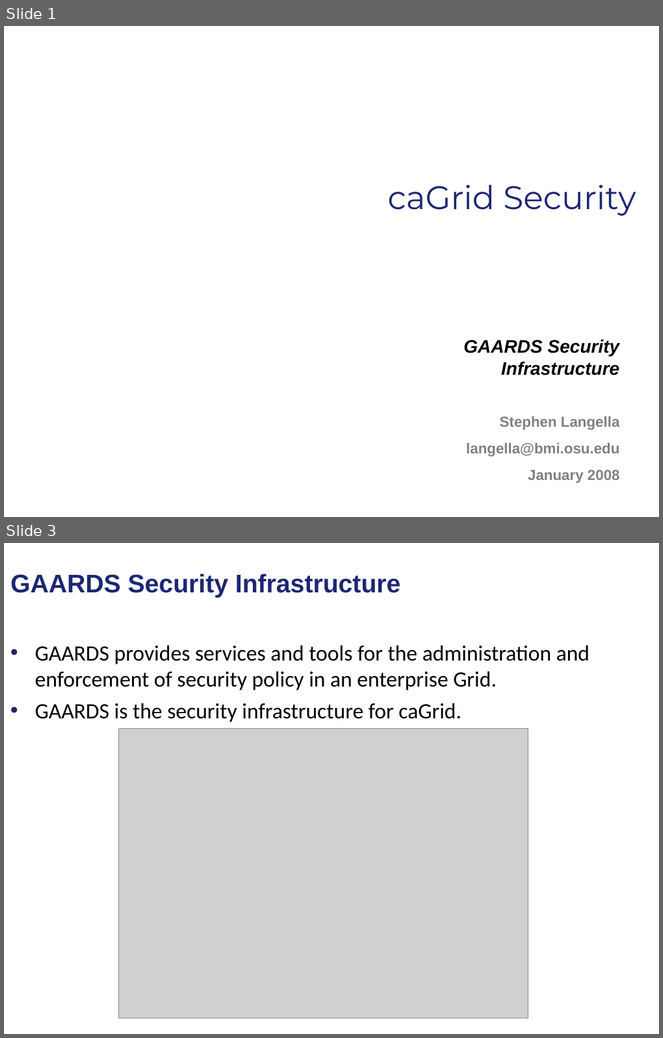
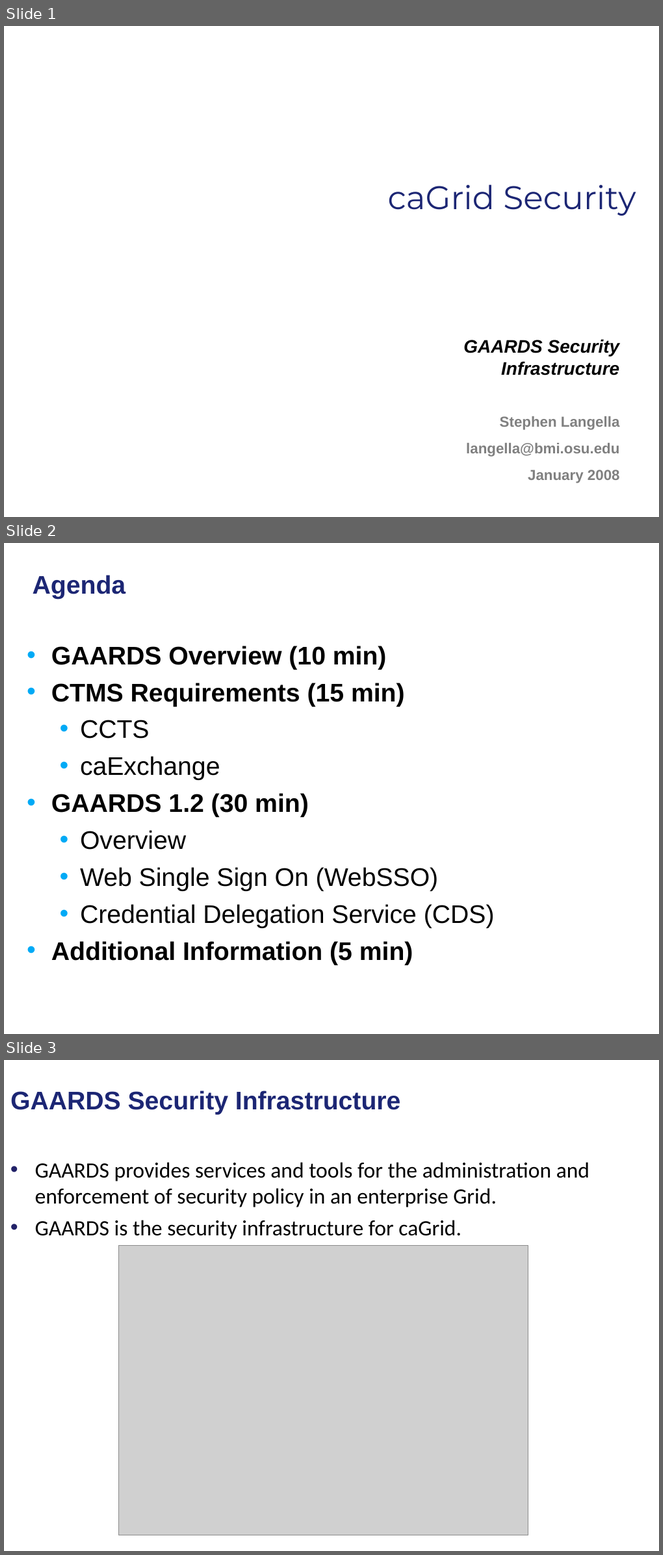
Before and after one commit to NCIP/cagrid-docs, a slide deck: presentations/security/gaards-arch-vcde-f2f-january-2008.ppt. Shown one above the other, each under a label of ours: slides 1 and 3 before the commit, slides 1, 2 and 3 after it; the slides between them are not shown. The pictures are 663x1038 and 663x1555 pixels, drawn with LibreOffice and Linux fonts; fonts in the diff are those of the drawing; grey boxes stand for pictures; background and template pictures are left out. Boxes give left, top, right and bottom in pixels: in the first picture for what was removed or moved away, otherwise in the second. Text is boxed around its words. In the diff, an @@ line names an element or a change of style, - is before the commit and + after.

```diff
--- a/presentations/security/gaards-arch-vcde-f2f-january-2008.ppt
+++ b/presentations/security/gaards-arch-vcde-f2f-january-2008.ppt
@@ slide 2 added at (4, 543, 659, 1034), background picture (left out) @@
@@ title added at (33, 575, 126, 599), 28 pt, text #1C2674, bold @@
+Agenda
@@ text added at (51, 646, 495, 965), 28 pt, text #000000, bold @@
+• GAARDS Overview (10 min)
+• CTMS Requirements (15 min)
+  • CCTS
+  • caExchange
+• GAARDS 1.2 (30 min)
+  • Overview
+  • Web Single Sign On (WebSSO)
+  • Credential Delegation Service (CDS)
+• Additional Information (5 min)
```
Also in this commit, not shown: 3 other slides added, 1 slide removed.
